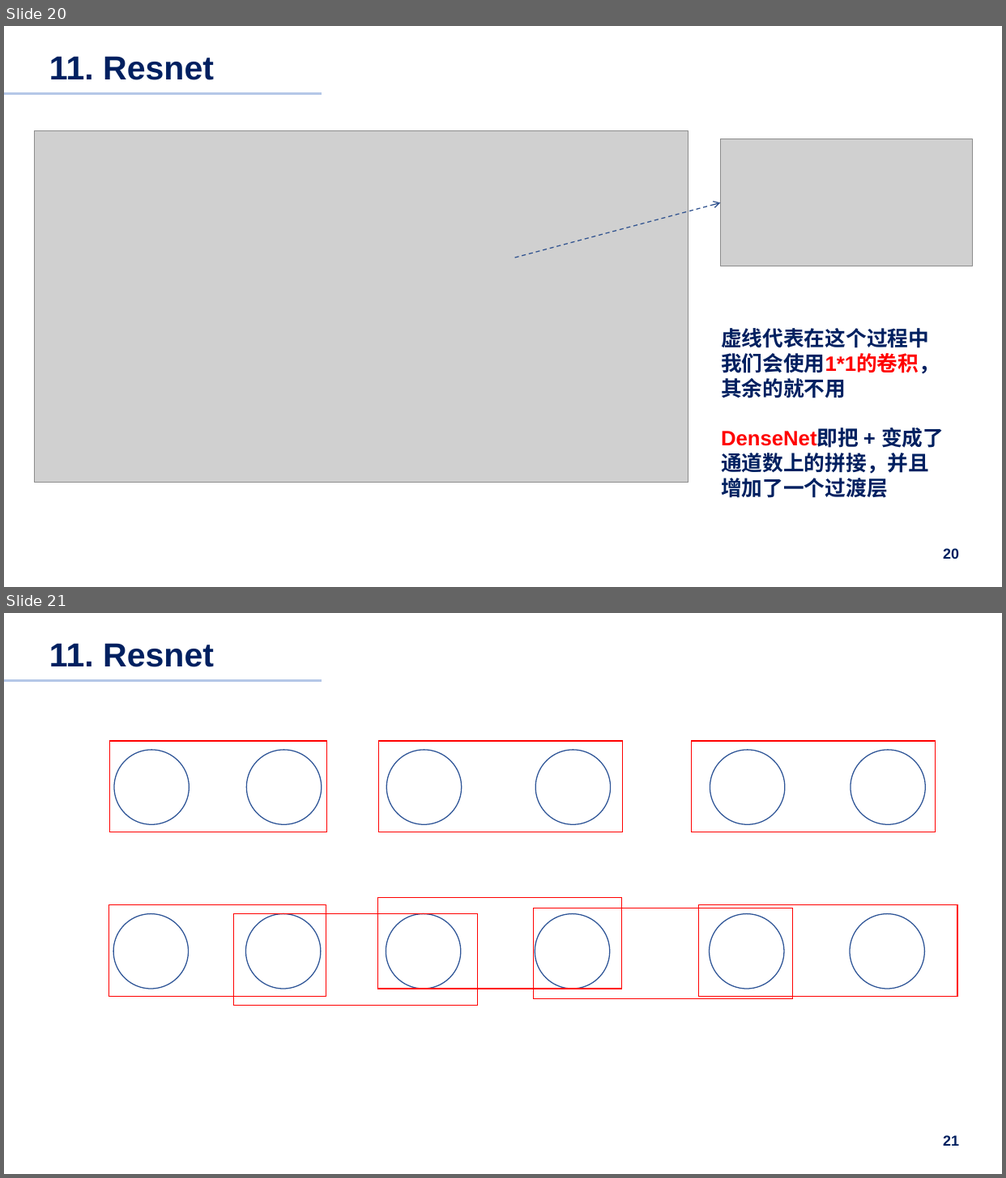
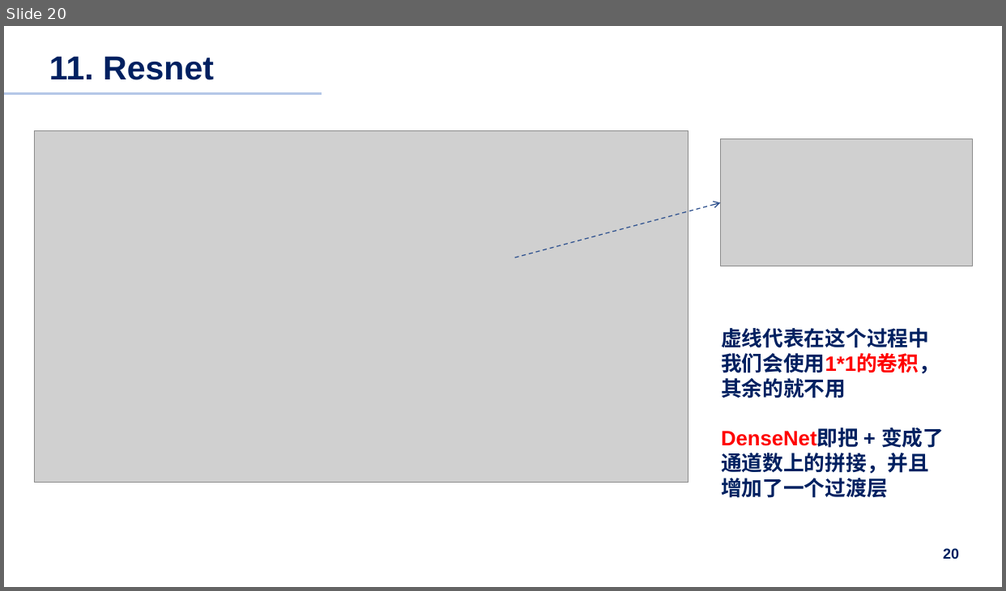
Before and after one commit to pilipala5/Neural-Network-from-zero-to-hero, a slide deck: Summary.pptx. Shown one above the other, each under a label of ours: slides 20 and 21 before the commit, slide 20 after it. The pictures are 1006x1178 and 1006x591 pixels, drawn with LibreOffice and Linux fonts; fonts in the diff are those of the drawing; grey boxes stand for pictures. Boxes give left, top, right and bottom in pixels: in the first picture for what was removed or moved away, otherwise in the second. Text is boxed around its words. In the diff, an @@ line names an element or a change of style, - is before the commit and + after.

```diff
--- a/Summary.pptx
+++ b/Summary.pptx
@@ slide 21 removed at box(4, 613, 1002, 1174), background #FFFFFF @@
@@ title removed at box(49, 643, 214, 667) @@
-11. Resnet
@@ line removed from (4, 680) to (322, 680) @@
@@ rectangle removed at box(109, 741, 326, 833) @@
@@ ellipse removed at box(114, 750, 189, 825) @@
@@ ellipse removed at box(246, 750, 322, 825) @@
@@ rectangle removed at box(379, 741, 622, 833) @@
@@ ellipse removed at box(386, 750, 462, 825) @@
@@ ellipse removed at box(535, 750, 611, 825) @@
@@ rectangle removed at box(692, 741, 936, 833) @@
@@ ellipse removed at box(710, 750, 785, 825) @@
@@ ellipse removed at box(850, 750, 926, 825) @@
@@ rectangle removed at box(378, 897, 621, 989) @@
@@ rectangle removed at box(108, 905, 326, 997) @@
@@ ellipse removed at box(113, 914, 188, 989) @@
@@ rectangle removed at box(234, 914, 477, 1005) @@
@@ ellipse removed at box(246, 914, 321, 989) @@
@@ ellipse removed at box(386, 914, 461, 989) @@
@@ rectangle removed at box(533, 908, 792, 999) @@
@@ ellipse removed at box(535, 914, 610, 989) @@
@@ rectangle removed at box(699, 905, 957, 997) @@
@@ ellipse removed at box(710, 914, 784, 989) @@
@@ ellipse removed at box(850, 914, 925, 989) @@
@@ page number removed at box(943, 1135, 959, 1146) @@
-21
```
Also in this commit, not shown: 1 slide added, 3 other files.
